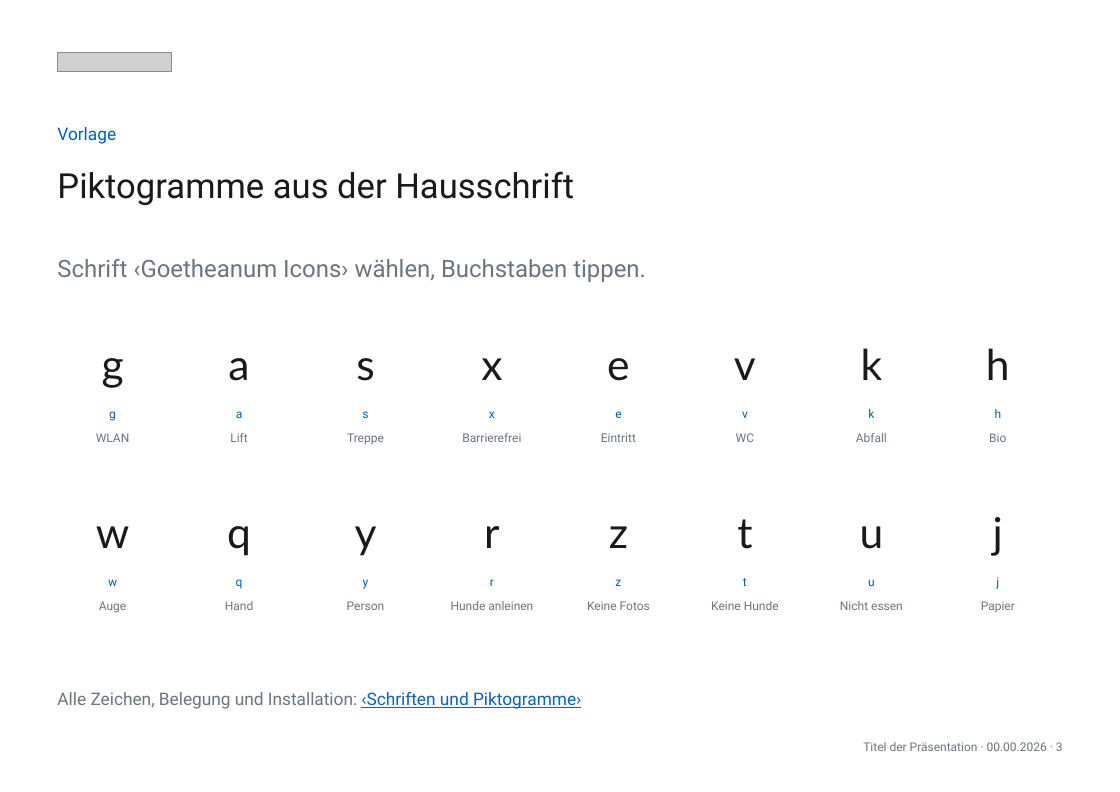
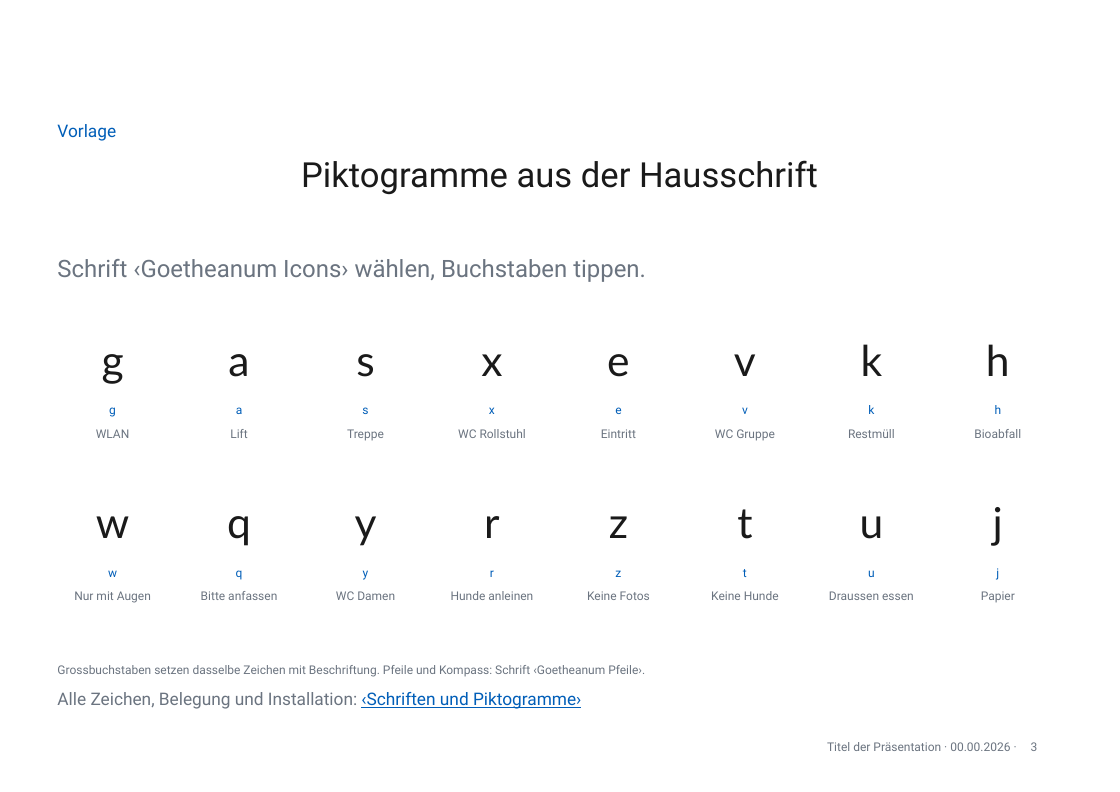
Before and after one commit to phtok/goeloggen, a slide deck: slide 3 of assets/templates/GoetheanumVorlageA4.pptx. Drawn at 1120x792 pixels with LibreOffice and Linux fonts; fonts in the diff are those of the drawing; grey boxes stand for pictures; background and template pictures are left out. Boxes give left, top, right and bottom in pixels: in the first picture for what was removed or moved away, otherwise in the second. Text is boxed around its words. In the diff, an @@ line names an element or a change of style, - is before the commit and + after.

```diff
--- a/assets/templates/GoetheanumVorlageA4.pptx
+++ b/assets/templates/GoetheanumVorlageA4.pptx
@@ picture removed at box(57, 53, 171, 72) @@
@@ text "Vorlage" at box(57, 124, 116, 141): more space between paragraphs; vertical alignment middle to top @@
@@ title "Piktogramme aus der Hausschrift" at box(301, 160, 818, 194): alignment left to centre; vertical alignment middle to top @@
@@ 20 texts: place and size @@
-20 texts at box(96, 348, 1010, 445)
+20 texts at box(96, 344, 1010, 441)
@@ text added at box(458, 429, 526, 438), 9 pt, text #6B7480 @@
+WC Rollstuhl
@@ text removed at box(462, 433, 521, 442) @@
-Barrierefrei
@@ text at box(715, 429, 775, 441): text changed @@
-WC
+WC Gruppe
@@ text added at box(848, 429, 895, 438), 9 pt, text #6B7480 @@
+Restmüll
@@ text removed at box(856, 433, 887, 442) @@
-Abfall
@@ text added at box(974, 429, 1021, 438), 9 pt, text #6B7480 @@
+Bioabfall
@@ text removed at box(989, 433, 1006, 442) @@
-Bio
@@ text added at box(74, 591, 151, 603), 9 pt, text #6B7480 @@
+Nur mit Augen
@@ text added at box(201, 591, 277, 600), 9 pt, text #6B7480 @@
+Bitte anfassen
@@ text added at box(336, 591, 395, 600), 9 pt, text #6B7480 @@
+WC Damen
@@ text at box(829, 591, 914, 600): text changed @@
-Nicht essen
+Draussen essen
@@ 20 texts: place and size @@
-20 texts at box(96, 517, 1015, 613)
+20 texts at box(96, 507, 1015, 603)
@@ text removed at box(99, 601, 126, 613) @@
-Auge
@@ text removed at box(225, 601, 253, 610) @@
-Hand
@@ text removed at box(347, 601, 385, 610) @@
-Person
@@ text added at box(57, 665, 645, 677), 9 pt, text #6B7480 @@
+Grossbuchstaben setzen dasselbe Zeichen mit Beschriftung. Pfeile und Kompass: Schrift ‹Goetheanum Pfeile›.
@@ text added at box(827, 742, 1010, 751), 9 pt, text #6B7480 @@
+Titel der Präsentation · 00.00.2026 ·
@@ text removed at box(863, 742, 1063, 751) @@
-Titel der Präsentation · 00.00.2026 · 3
@@ page number added at box(1031, 742, 1038, 751), 9 pt, text #6B7480 @@
+3
```
Also in this commit, not shown: 13 other slides changed, 1 slide added, 1 slide removed, 2 other files.
